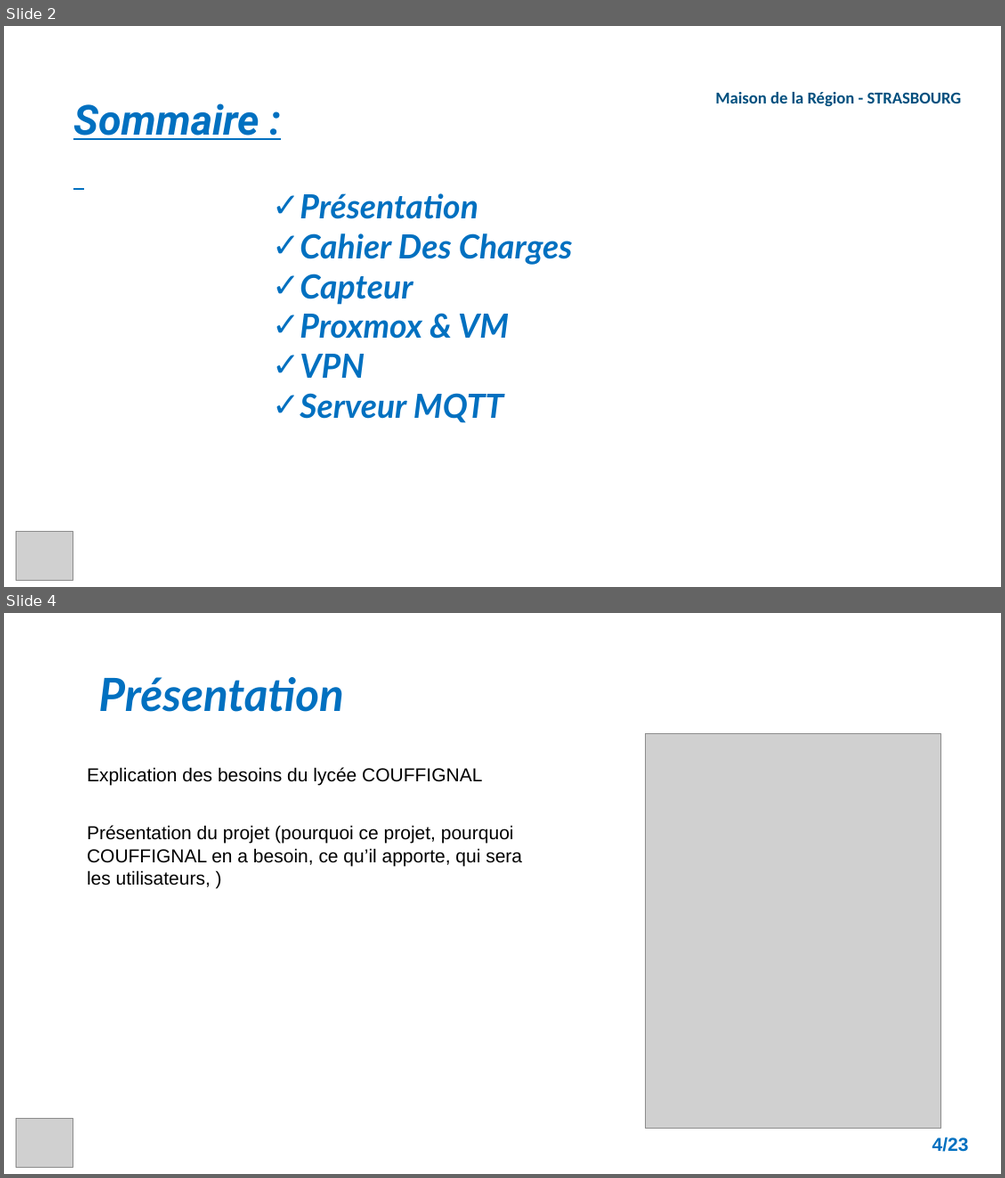
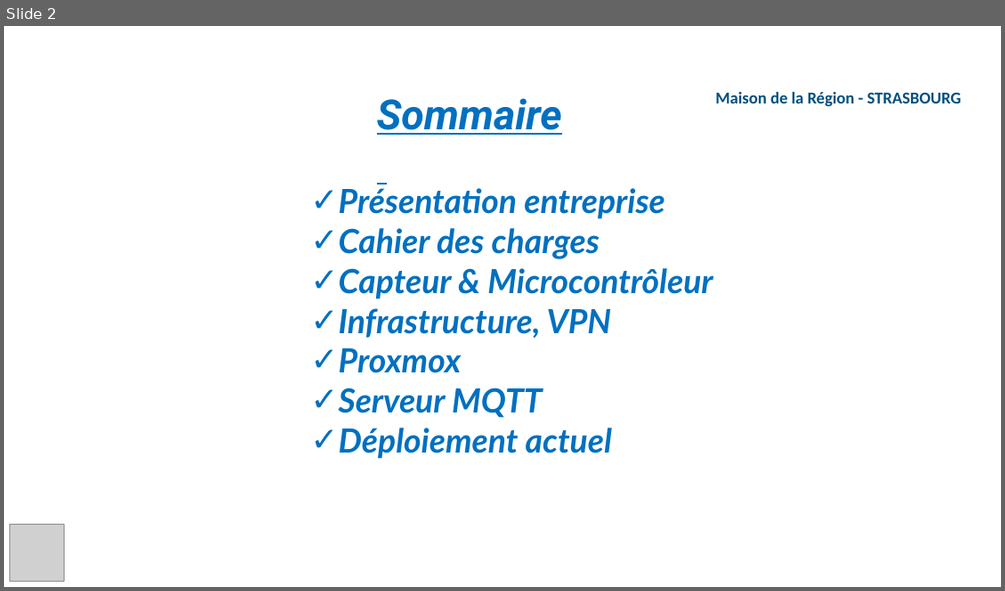
Before and after one commit to AnthonyKTTR67/projet, a slide deck: Rapport_&_Revue/Revue 2/Presentation_Revue_2_KETTERER_Anthony.pptx. Shown one above the other, each under a label of ours: slides 2 and 4 before the commit, slide 2 after it; the slides between them are not shown. The pictures are 1005x1178 and 1005x591 pixels, drawn with LibreOffice and Linux fonts; fonts in the diff are those of the drawing; grey boxes stand for pictures; background and template pictures are left out. Boxes give left, top, right and bottom in pixels: in the first picture for what was removed or moved away, otherwise in the second. Text is boxed around its words. In the diff, an @@ line names an element or a change of style, - is before the commit and + after.

```diff
--- a/Rapport_&_Revue/Revue 2/Presentation_Revue_2_KETTERER_Anthony.pptx
+++ b/Rapport_&_Revue/Revue 2/Presentation_Revue_2_KETTERER_Anthony.pptx
@@ slide 4 removed at [4,613,1001,1174], background picture (left out) @@
@@ title removed at [98,677,344,712] @@
-Présentation
@@ picture removed at [645,733,940,1127] @@
@@ text removed at [87,767,482,786] @@
-Explication des besoins du lycée COUFFIGNAL
@@ text removed at [87,825,522,887] @@
-Présentation du projet (pourquoi ce projet, pourquoi COUFFIGNAL en a besoin, ce qu’il apporte, qui sera les utilisateurs, )
@@ picture removed at [16,1119,73,1167] @@
@@ text removed at [932,1136,969,1151] @@
-4/23
@@ slide 2 changed as well @@
@@ text at [377,98,562,135]: text changed @@
-Sommaire :
+Sommaire
@@ text "Présentation entreprise": place and size @@
-text "Présentation entreprise" at [299,193,573,423]
+text "Présentation entreprise" at [339,188,712,459]
@@ text at [339,188,712,373]: text changed @@
-✓ Présentation
-✓ Cahier Des Charges
-✓ Capteur
-✓ Proxmox & VM
-✓ VPN
+✓ Présentation entreprise
+✓ Cahier des charges
+✓ Capteur & Microcontrôleur
+✓ Infrastructure, VPN
+✓ Proxmox
@@ text at [339,427,612,459]: paragraph added @@
+✓ Déploiement actuel
@@ picture: place and size @@
-picture at [16,532,73,580]
+picture at [9,524,64,580]
```
Also in this commit, not shown: 3 other slides changed, 17 slides added, 18 other slides removed, 20 other files.
